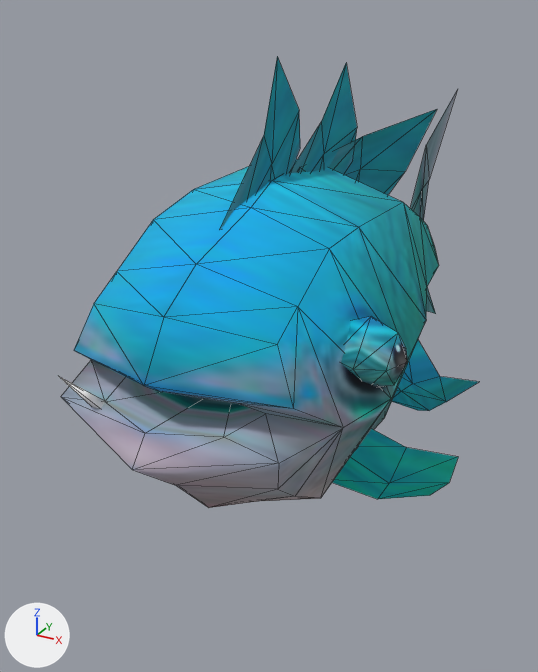
The glTF model assets/models/blue_fish/fish_blue.glb: old version first, new version second.
Before and after are seen from a 50 mm camera at (0.55, -1.182, 0.52) aimed at (-0.091, -0.016, -0.063). The axes (+X, +Y, +Z) are drawn at lower left. The lights are the same throughout. Mesh edges are drawn as thin lines. Vertices at the same position are counted once.
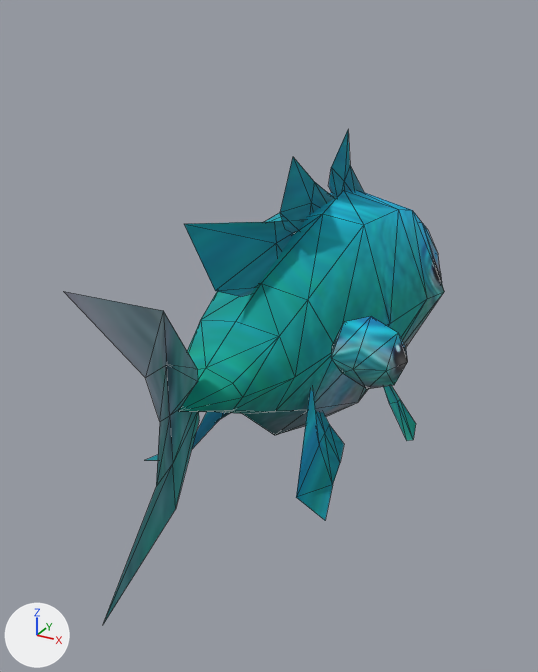
Changed parts and their boxes [x1, y1, x2, y2] in the pictures (538 x 672 px; the box of a moved part takes in the faces that stretch with it):
'Plane', reshaped (9% narrower, 9% taller)
    before: [60, 56, 478, 508]
    after: [64, 130, 444, 624]
part 1 of me_fish_mesh, moved or reshaped (not visible afterwards)
    before: [332, 429, 458, 499]
part 2 of me_fish_mesh, moved or reshaped (not visible before)
    after: [383, 386, 416, 441]
part 3 of me_fish_mesh, moved or reshaped
    before: [392, 340, 478, 411]
    after: [144, 412, 230, 461]
part 4 of me_fish_mesh, moved or reshaped (not visible before)
    after: [296, 391, 344, 520]
part 5 of me_fish_mesh, moved or reshaped
    before: [410, 88, 458, 314]
    after: [64, 292, 199, 624]
part 6 of me_fish_mesh, moved or reshaped
    before: [291, 63, 357, 173]
    after: [280, 157, 334, 233]
part 7 of me_fish_mesh, moved or reshaped
    before: [220, 56, 300, 229]
    after: [329, 130, 364, 198]
part 8 of me_fish_mesh, moved or reshaped (not visible afterwards)
    before: [60, 377, 105, 409]
part 9 of me_fish_mesh, moved or reshaped
    before: [61, 109, 439, 508]
    after: [179, 190, 444, 435]

What changed in the scene script:
```text
Change me_fish_mesh:
    used by ob_plane; location = (0.0, 0.0, 0.0)
    remove me_fish_mesh.from_pydata(...)  # 170 vertices, 242 faces; spans x -0.285..0.285, y -0.55..0.832, z -0.313..0.451
    add me_fish_mesh.from_pydata(...)  # 170 vertices, 242 faces; spans x -0.211..0.211, y -0.634..0.392, z -0.232..0.334
    me_fish_mesh part 1: the loose piece of 9 vertices spanning x 0.117..0.285, y -0.207..0.047, z -0.284..-0.129 is turned -180 degrees about the z axis through its middle and scaled by 0.742, then moved by (-0.35, 0.123, 0.053)
    me_fish_mesh part 2: the loose piece of 9 vertices spanning x -0.285..-0.117, y -0.207..0.047, z -0.284..-0.129 is turned -180 degrees about the z axis through its middle and scaled by 0.742, then moved by (0.35, 0.123, 0.053)
    me_fish_mesh part 3: the loose piece of 12 vertices spanning x 0.064..0.234, y 0.097..0.406, z -0.274..-0.056 is turned -180 degrees about the z axis through its middle and scaled by 0.742, then moved by (-0.26, -0.453, 0.043)
    me_fish_mesh part 4: the loose piece of 12 vertices spanning x -0.234..-0.064, y 0.097..0.406, z -0.274..-0.056 is turned -180 degrees about the z axis through its middle and scaled by 0.742, then moved by (0.26, -0.453, 0.043)
    me_fish_mesh part 5: the loose piece of 15 vertices spanning x -0.009..0.0, y 0.508..0.832, z -0.298..0.331 is turned -180 degrees about the z axis through its middle and scaled by 0.742, then moved by (0.008, -1.184, -0.004)
    me_fish_mesh part 6: the loose piece of 9 vertices spanning x -0.047..0.001, y -0.188..0.209, z 0.152..0.428 is turned -180 degrees about the z axis through its middle and scaled by 0.742, then moved by (0.04, -0.035, -0.075)
    me_fish_mesh part 7: the loose piece of 9 vertices spanning x -0.057..0.003, y -0.323..-0.026, z 0.18..0.451 is turned -180 degrees about the z axis through its middle and scaled by 0.742, then moved by (0.047, 0.288, -0.081)
    me_fish_mesh part 8: the loose piece of 5 vertices spanning x -0.129..-0.092, y -0.533..-0.468, z 0.001..0.07 is turned -180 degrees about the z axis through its middle and scaled by 0.742, then moved by (0.192, 0.855, -0.009)
    me_fish_mesh part 9: 90 of 170 vertices moved; they spanned x -0.252..0.252, y -0.55..0.575, z -0.313..0.325 and now span x -0.187..0.187, y -0.443..0.392, z -0.232..0.241; mean shift (-0.001, 0.094, -0.01); largest move (0.0, 0.575, 0.008) -> (0.0, -0.443, 0.006)
```
